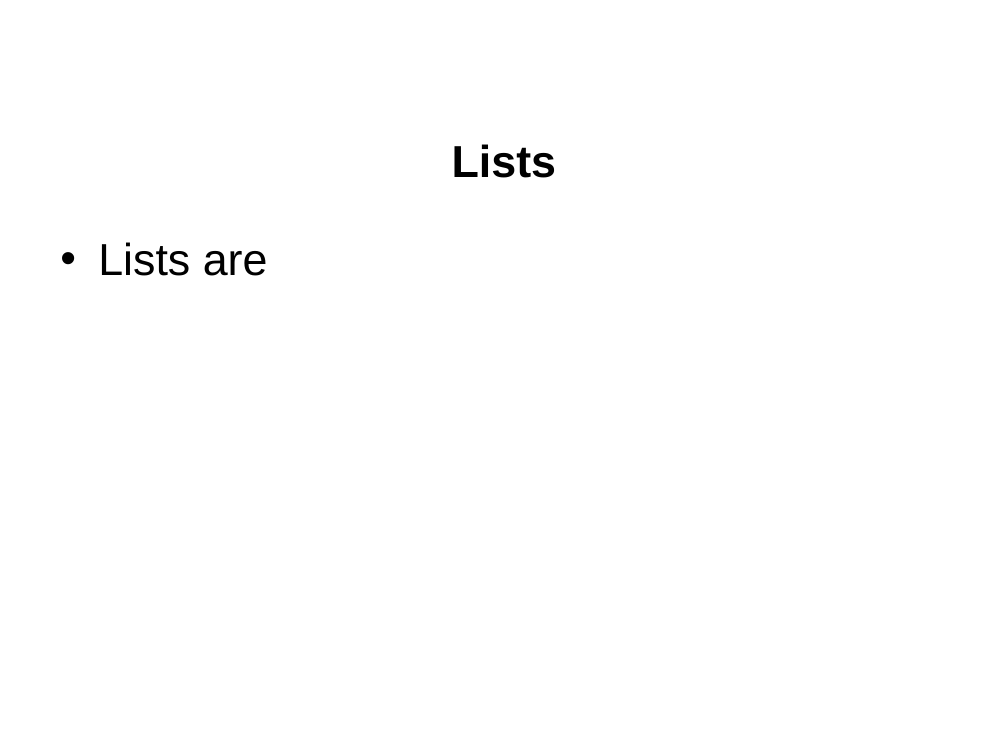
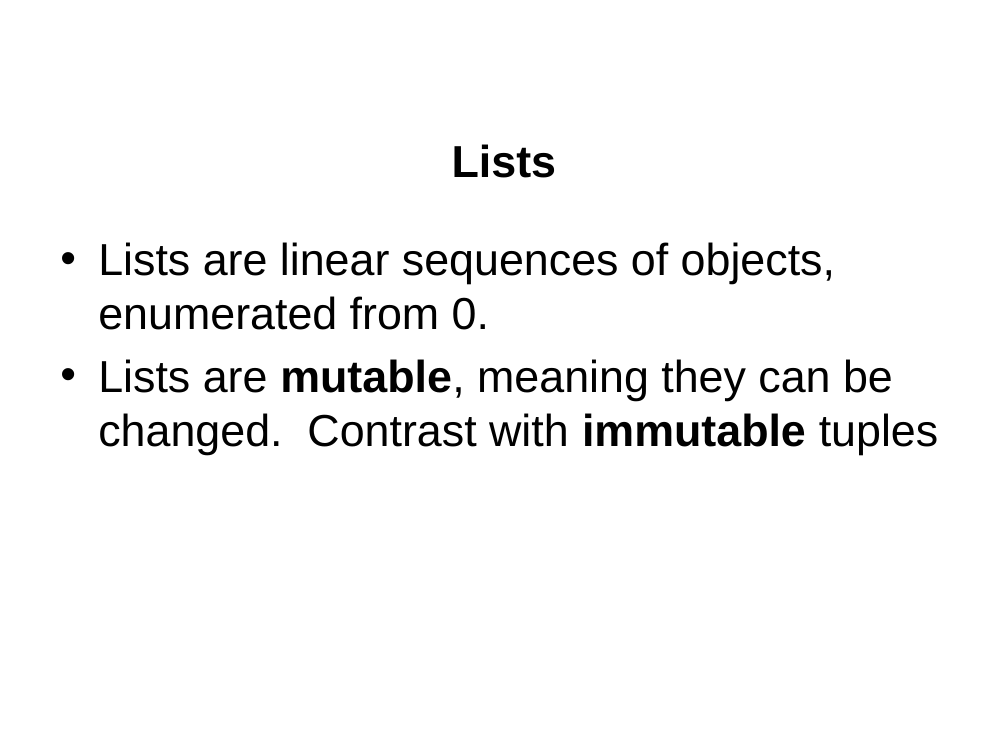
Before and after one commit to jgerity/talks, a slide deck: slide 14 of 2016/computing_workgroup/intro-to-python/intro-to-python.pptx. Drawn at 1008x756 pixels with LibreOffice and Linux fonts; fonts in the diff are those of the drawing; background and template pictures are left out. Boxes give left, top, right and bottom in pixels: in the first picture for what was removed or moved away, otherwise in the second. Text is boxed around its words. In the diff, an @@ line names an element or a change of style, - is before the commit and + after.

```diff
--- a/2016/computing_workgroup/intro-to-python/intro-to-python.pptx
+++ b/2016/computing_workgroup/intro-to-python/intro-to-python.pptx
@@ text at (x1=98, y1=242, x2=938, y2=454): text changed @@
-• Lists are
+• Lists are linear sequences of objects, enumerated from 0.
+• Lists are mutable, meaning they can be changed. Contrast with immutable tuples
```
Also in this commit, not shown: 1 other slide changed.
